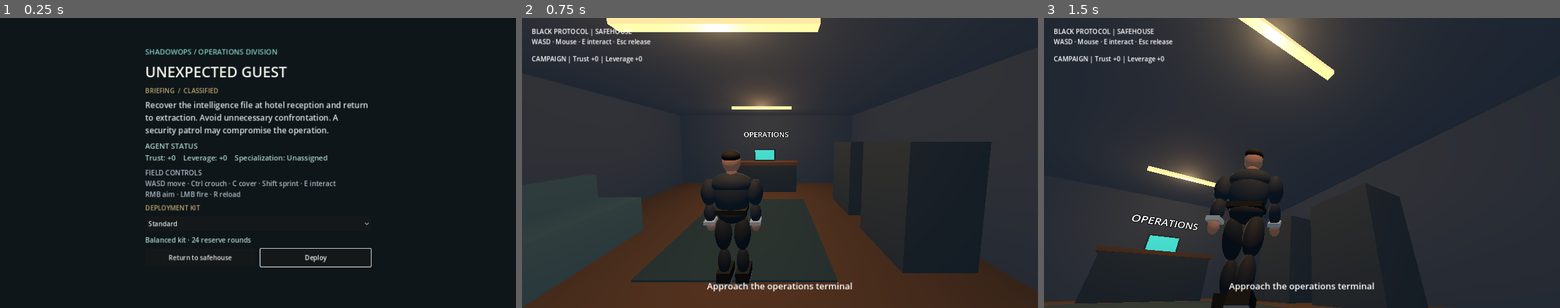
Above: before the commit, frames 1-3 (left to right).
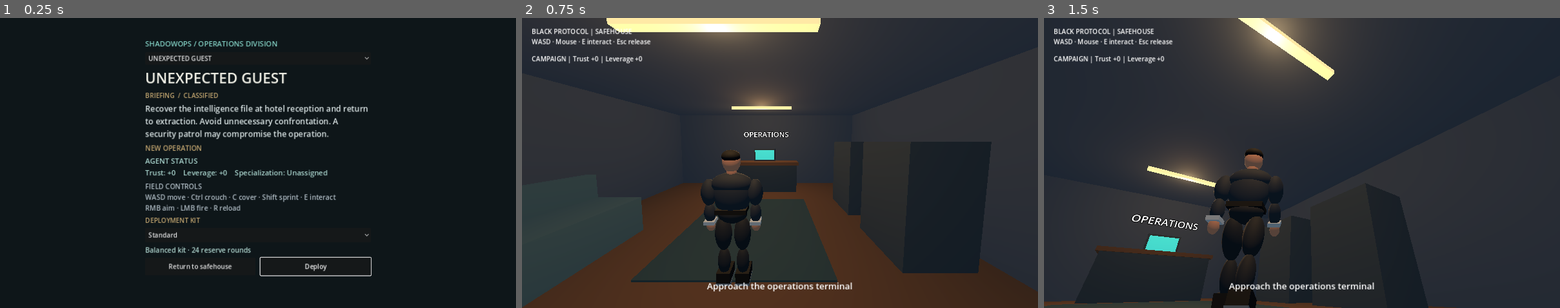
Above: after the commit, the same moments.

Repository: evilsysadmin/ShadowOps-black-protocol
Game: Godot game, scene res://scenes/briefing.tscn
Two runs of this game, one before a commit and one after it. Both use one fixed random seed, a clock stepped at 60 frames per second and the inputs below. This scene is started directly instead of the project's main scene.
Inputs (mouse positions are in pixels of both pictures, inside the frame that each line leads up to):
- Up to frame 1 (0.25 s): no input
- Up to frame 2 (0.75 s): click "Return to safehouse" at 0.5 s
- Up to frame 3 (1.5 s): tap Enter at 1.25 s; move the mouse to (1327, 163) at 1.27 s; hold W from 1.28 s (still down); tap R at 1.35 s; click (1327, 163) at 1.42 s

The runs differ from the first frame. In frame 1, 8.2% of the frame differs, in the area x 28-72%, y 8-90%; in frame 2, nothing differs; in frame 3, nothing differs.

Commit message:
feat: second operation Silent Archive and campaign consequences

Diff:
--- /dev/null
+++ b/scenes/archive.tscn
@@ -0,0 +1,6 @@
+[gd_scene load_steps=2 format=3]
+
+[ext_resource type="Script" path="res://scripts/archive.gd" id="1"]
+
+[node name="Archive" type="Node3D"]
+script = ExtResource("1")
--- /dev/null
+++ b/scripts/archive.gd
@@ -0,0 +1,81 @@
+extends Node3D
+
+const STONE := Color(0.21, 0.25, 0.28)
+const STEEL := Color(0.14, 0.19, 0.22)
+const LIGHT := Color(0.57, 0.82, 0.87)
+
+func _ready() -> void:
+	var world := WorldEnvironment.new()
+	world.environment = Environment.new()
+	world.environment.background_mode = Environment.BG_COLOR
+	world.environment.background_color = Color(0.04, 0.06, 0.08)
+	world.environment.ambient_light_source = Environment.AMBIENT_SOURCE_COLOR
+	world.environment.ambient_light_color = LIGHT
+	world.environment.ambient_light_energy = 0.65
+	add_child(world)
+	block(Vector3(0, -0.15, 0), Vector3(14, 0.3, 18), STONE)
+	block(Vector3(0, 3.5, 0), Vector3(14, 0.2, 18), STEEL)
+	for side in [-1.0, 1.0]:
+		block(Vector3(side * 7, 1.75, 0), Vector3(0.25, 3.5, 18), STONE)
+		block(Vector3(0, 1.75, side * 9), Vector3(14, 3.5, 0.25), STONE)
+	for x in [-4.4, 4.4]:
+		for z in [-1.8, 1.8]:
+			block(Vector3(x, 1.05, z), Vector3(1.0, 2.1, 2.5), STEEL)
+			for y in [0.4, 1.0, 1.6]:
+				block(Vector3(x, y, z), Vector3(1.05, 0.06, 2.55), Color(0.38, 0.43, 0.44), false)
+	for x in [-2.4, 2.4]:
+		var cover := block(Vector3(x, 0.54, -3.2), Vector3(1.8, 1.08, 0.55), STEEL)
+		cover.add_to_group("low_cover")
+	block(Vector3(-3.0, 0.5, -6.4), Vector3(2.0, 1.0, 0.9), STEEL)
+	for z in [-6.0, 0.0, 6.0]:
+		var light := OmniLight3D.new()
+		light.position = Vector3(0, 3.0, z)
+		light.light_color = LIGHT
+		light.light_energy = 2.8
+		light.omni_range = 9.0
+		add_child(light)
+		block(Vector3(0, 3.32, z), Vector3(3.0, 0.07, 0.17), LIGHT, false, true)
+	var assisted := Campaign.intel_choice == "share"
+	var spawn := Vector3(-5.5, 0.05, -3.5) if assisted else Vector3(5.5, 0.05, 7.0)
+	var player := CharacterBody3D.new()
+	player.name = "Agent"
+	player.set_script(preload("res://scripts/agent.gd"))
+	player.position = spawn
+	add_child(player)
+	var mission := Node3D.new()
+	mission.name = "Mission"
+	mission.set_script(preload("res://scripts/mission.gd"))
+	mission.set("archive_operation", true)
+	mission.set("intel_point", Vector3(-3.0, 1.10, -5.75))
+	mission.set("exit_point", Vector3(spawn.x, 0.65, spawn.z))
+	add_child(mission)
+	var guard := CharacterBody3D.new()
+	guard.name = "Guard"
+	guard.set_script(preload("res://scripts/guard.gd"))
+	guard.position = Vector3(0.8, 0.05, -6)
+	add_child(guard)
+
+func block(at: Vector3, dimensions: Vector3, tint: Color, solid := true, glow := false) -> Node3D:
+	var root := Node3D.new()
+	if solid:
+		root = StaticBody3D.new()
+	root.position = at
+	add_child(root)
+	var mesh := MeshInstance3D.new()
+	var geometry := BoxMesh.new()
+	geometry.size = dimensions
+	mesh.mesh = geometry
+	var mat := StandardMaterial3D.new()
+	mat.albedo_color = tint
+	if glow:
+		mat.emission_enabled = true
+		mat.emission = tint
+	mesh.material_override = mat
+	root.add_child(mesh)
+	if solid:
+		var collider := CollisionShape3D.new()
+		var bounds := BoxShape3D.new()
+		bounds.size = dimensions
+		collider.shape = bounds
+		root.add_child(collider)
+	return root
--- a/scripts/briefing.gd
+++ b/scripts/briefing.gd
@@ -1,10 +1,16 @@
 extends Control
 
 const HOTEL_SCENE := "res://scenes/hotel.tscn"
+const ARCHIVE_SCENE := "res://scenes/archive.tscn"
 const Operations = preload("res://scripts/operation_catalog.gd")
 const SAFEHOUSE_SCENE := "res://scenes/safehouse.tscn"
 var transitioning := false
 var error_label: Label
+var operation_selection: OptionButton
+var operation_ids: Array[String] = []
+var operation_title: Label
+var operation_description: Label
+var operation_status: Label
 var kit_selection: OptionButton
 var kit_description: Label
 var agent_status: Label
@@ -22,14 +28,22 @@
 	center.set_anchors_and_offsets_preset(Control.PRESET_FULL_RECT)
 	var panel := VBoxContainer.new()
 	panel.custom_minimum_size = Vector2(560, 0)
-	panel.add_theme_constant_override("separation", 10)
+	panel.add_theme_constant_override("separation", 7)
 	center.add_child(panel)
 	add_line(panel, "SHADOWOPS / OPERATIONS DIVISION", 18, Color(0.50, 0.80, 0.75))
-	add_line(panel, Operations.title_for(Operations.HOTEL), 36, Color(0.94, 0.94, 0.90))
+	operation_ids = Campaign.available_operations()
+	operation_selection = OptionButton.new()
+	for operation in operation_ids:
+		operation_selection.add_item(Operations.title_for(operation))
+	panel.add_child(operation_selection)
+	operation_title = add_line(panel, "", 36, Color(0.94, 0.94, 0.90))
 	add_line(panel, "BRIEFING  /  CLASSIFIED", 16, Color(0.75, 0.64, 0.43))
-	add_line(panel, Operations.description_for(Operations.HOTEL, Campaign.intel_choice), 20, Color(0.85, 0.89, 0.89))
-	if not Campaign.intel_choice.is_empty():
-		add_line(panel, "REPLAY — Your original campaign decision will be preserved.", 17, Color(0.75, 0.64, 0.43))
+	operation_description = add_line(panel, "", 20, Color(0.85, 0.89, 0.89))
+	operation_status = add_line(panel, "", 17, Color(0.75, 0.64, 0.43))
+	operation_selection.item_selected.connect(update_operation)
+	var initial := operation_ids.size() - 1
+	operation_selection.select(initial)
+	update_operation(initial)
 	agent_status = add_line(panel, "", 18, Color(0.66, 0.83, 0.80))
 	refresh_agent_status()
 	if Campaign.has_skill_point():
@@ -59,10 +73,24 @@
 	deploy.text = "Deploy"
 	deploy.size_flags_horizontal = Control.SIZE_EXPAND_FILL
 	deploy.custom_minimum_size.y = 44
-	deploy.pressed.connect(_go.bind(HOTEL_SCENE))
+	deploy.pressed.connect(_deploy)
 	actions.add_child(deploy)
 	error_label = add_line(panel, "", 16, Color(1.0, 0.4, 0.35))
 	deploy.grab_focus()
+
+func update_operation(index: int) -> void:
+	var operation := operation_ids[index]
+	operation_title.text = Operations.title_for(operation)
+	operation_description.text = Operations.description_for(operation, Campaign.intel_choice)
+	var completed := Campaign.archive_completed if operation == Operations.ARCHIVE else not Campaign.intel_choice.is_empty()
+	operation_status.text = "REPLAY — original campaign record preserved." if completed else "NEW OPERATION"
+
+func _deploy() -> void:
+	var operation := operation_ids[operation_selection.selected]
+	if not Campaign.select_operation(operation):
+		error_label.text = "Operation unavailable."
+		return
+	_go(ARCHIVE_SCENE if operation == Operations.ARCHIVE else HOTEL_SCENE)
 
 func refresh_agent_status() -> void:
 	var skill := Campaign.specialization.capitalize() if not Campaign.specialization.is_empty() else "Unassigned"
@@ -125,7 +153,7 @@
 func _go(scene_path: String) -> void:
 	if transitioning:
 		return
-	if scene_path == HOTEL_SCENE:
+	if scene_path == HOTEL_SCENE or scene_path == ARCHIVE_SCENE:
 		if not Campaign.select_deployment_kit(Campaign.KITS[kit_selection.selected]):
 			error_label.text = "Invalid deployment kit."
 			return
--- a/scripts/campaign.gd
+++ b/scripts/campaign.gd
@@ -5,6 +5,7 @@
 const SCHEMA := 1
 const MISSION_ID := "unexpected_guest"
 var intel_choice := ""
+var archive_completed := false
 var specialization := ""
 const SPECIALIZATIONS := ["resilience", "infiltration", "mobility"]
 var save_blocked := false
@@ -27,6 +28,11 @@
 	if not saved_skill is String or (saved_skill != "" and not SPECIALIZATIONS.has(saved_skill)) or (saved == "" and saved_skill != ""):
 		save_blocked = true
 		return
+	var archive: Variant = config.get_value("missions", "silent_archive", false)
+	if not archive is bool or (archive and saved == ""):
+		save_blocked = true
+		return
+	archive_completed = archive
 	intel_choice = saved
 	specialization = saved_skill
 
@@ -35,7 +41,7 @@
 		return false
 	if not intel_choice.is_empty():
 		return true
-	return write_campaign(choice, specialization)
+	return write_campaign(choice, specialization, archive_completed)
 
 func has_skill_point() -> bool:
 	return not save_blocked and not intel_choice.is_empty() and specialization.is_empty()
@@ -43,12 +49,13 @@
 func choose_specialization(value: String) -> bool:
 	if not has_skill_point() or not SPECIALIZATIONS.has(value):
 		return false
-	return write_campaign(intel_choice, value)
+	return write_campaign(intel_choice, value, archive_completed)
 
-func write_campaign(choice: String, skill: String) -> bool:
+func write_campaign(choice: String, skill: String, completed_archive: bool) -> bool:
 	var config := ConfigFile.new()
 	config.set_value("meta", "schema", SCHEMA)
 	config.set_value("missions", MISSION_ID, choice)
+	config.set_value("missions", "silent_archive", completed_archive)
 	config.set_value("progression", "specialization", skill)
 	if config.save(TEMP_PATH) != OK:
 		return false
@@ -56,7 +63,15 @@
 		return false
 	intel_choice = choice
 	specialization = skill
+	archive_completed = completed_archive
 	return true
+
+func record_archive() -> bool:
+	if save_blocked or intel_choice.is_empty():
+		return false
+	if archive_completed:
+		return true
+	return write_campaign(intel_choice, specialization, true)
 
 func handler_trust() -> int:
 	match intel_choice:
--- a/scripts/mission.gd
+++ b/scripts/mission.gd
@@ -10,8 +10,9 @@
 var report_label: Label
 var elapsed_seconds := 0.0
 
-const INTEL_POINT := Vector3(-3.65, 1.38, -3.92)
-const EXIT_POINT := Vector3(0, 0.65, 9)
+var intel_point := Vector3(-3.65, 1.38, -3.92)
+var exit_point := Vector3(0, 0.65, 9)
+var archive_operation := false
 const REACH := 1.85
 var stage: Stage = Stage.RECOVER
 var player: CharacterBody3D
@@ -23,9 +24,9 @@
 
 func _ready() -> void:
 	player = get_parent().get_node("Agent") as CharacterBody3D
-	campaign_replay = not Campaign.intel_choice.is_empty()
-	intel = marker(INTEL_POINT, "INTEL", Color(0.28, 0.85, 0.78), false)
-	exit = marker(EXIT_POINT, "EXTRACTION", Color(0.93, 0.72, 0.31), true)
+	campaign_replay = Campaign.archive_completed if archive_operation else not Campaign.intel_choice.is_empty()
+	intel = marker(intel_point, "LEDGER" if archive_operation else "INTEL", Color(0.28, 0.85, 0.78), false)
+	exit = marker(exit_point, "EXTRACTION", Color(0.93, 0.72, 0.31), true)
 	exit.hide()
 	var hud := CanvasLayer.new()
 	hud.layer = 2
@@ -132,18 +133,22 @@
 		interact_requested = false
 		return
 	elapsed_seconds += delta
-	var target := INTEL_POINT if stage == Stage.RECOVER else EXIT_POINT
+	var target := intel_point if stage == Stage.RECOVER else exit_point
 	var reachable := can_reach(target)
 	prompt.text = ""
 	if reachable:
-		prompt.text = "[E] Recover intel" if stage == Stage.RECOVER else "[E] Extract"
+		prompt.text = ("[E] Recover ledger" if archive_operation else "[E] Recover intel") if stage == Stage.RECOVER else "[E] Extract"
 	if interact_requested and reachable and Input.mouse_mode == Input.MOUSE_MODE_CAPTURED:
 		if stage == Stage.RECOVER:
 			stage = Stage.EXTRACT
 			intel.hide()
 			exit.show()
 		else:
-			stage = Stage.DEBRIEF
+			if archive_operation:
+				record_failed = not Campaign.record_archive()
+				stage = Stage.COMPLETE
+			else:
+				stage = Stage.DEBRIEF
 			player.set("controls_enabled", false)
 			exit.hide()
 			Input.mouse_mode = Input.MOUSE_MODE_VISIBLE
@@ -192,9 +197,9 @@
 		refresh_report()
 	match stage:
 		Stage.RECOVER:
-			objective.text = "OPERATION: UNEXPECTED GUEST | Recover the intel at reception"
+			objective.text = "OPERATION: SILENT ARCHIVE | Recover the ledger" if archive_operation else "OPERATION: UNEXPECTED GUEST | Recover the intel at reception"
 		Stage.EXTRACT:
-			objective.text = "INTEL SECURED | Return to the starting area"
+			objective.text = "LEDGER SECURED | Return to extraction" if archive_operation else "INTEL SECURED | Return to the starting area"
 		Stage.DEBRIEF:
 			objective.text = "EXTRACTION COMPLETE | Incoming secure transmission"
 			prompt.text = "Choose who controls the information"
@@ -203,13 +208,13 @@
 				decision_label.text += "\nReplay — campaign decision will not change"
 			decision_label.show()
 		Stage.COMPLETE:
-			objective.text = "OPERATION COMPLETE | Intel recovered and agent extracted"
+			objective.text = "OPERATION COMPLETE | Ledger recovered" if archive_operation else "OPERATION COMPLETE | Intel recovered and agent extracted"
 			if record_failed:
-				decision_label.text = "Choice made locally — campaign save unavailable"
+				decision_label.text = "Operation complete locally — campaign save unavailable"
 			else:
 				decision_label.text = "CAMPAIGN | HANDLER TRUST  %+d   |   LEVERAGE  %+d" % [Campaign.handler_trust(), Campaign.independent_leverage()]
 				if campaign_replay:
-					decision_label.text += "\nReplay choice not recorded; original decision preserved"
+					decision_label.text += "\nReplay — original campaign record preserved"
 			if Campaign.has_skill_point():
 				decision_label.text += "\n\n1 skill point — choose your specialization:\n[3] Resilience (+20 health)  [4] Infiltration (faster crouch)\n[5] Mobility (faster sprint)"
 				if specialization_save_failed:
--- a/tests/campaign_regression.gd
+++ b/tests/campaign_regression.gd
@@ -19,6 +19,8 @@
 
 func run_regression() -> void:
 	check(Campaign.intel_choice.is_empty(), "fresh campaign has no decision")
+	check(not Campaign.select_operation("silent_archive"), "archive locked initially")
+	check(not Campaign.record_archive(), "archive cannot complete before hotel")
 	check(not Campaign.has_skill_point(), "fresh campaign has no skill point")
 	check(not Campaign.choose_specialization("resilience"), "no premature specialization")
 	check(not Campaign.record_intel("invalid"), "invalid choice rejected")
@@ -32,6 +34,8 @@
 	check(Campaign.kit_health_bonus() == 0 and Campaign.kit_reserve() == 40, "supplies kit values")
 	check(not FileAccess.file_exists("user://campaign.cfg"), "kit does not create campaign save")
 	check(Campaign.record_intel("retain"), "record first mission")
+	check(Campaign.select_operation("silent_archive"), "archive unlocked by hotel")
+	check(Campaign.record_archive(), "archive completion recorded")
 	check(Campaign.handler_trust() == -1 and Campaign.independent_leverage() == 1, "retain consequences")
 	check(Campaign.has_skill_point(), "mission awards one skill point")
 	check(Campaign.record_intel("share"), "replay accepted")
@@ -46,7 +50,9 @@
 	check(not saved.has_section("deployment"), "kit excluded from persistence")
 	Campaign.intel_choice = ""
 	Campaign.specialization = ""
+	Campaign.archive_completed = false
 	Campaign.load_campaign()
+	check(Campaign.archive_completed, "archive completion survives specialization and reload")
 	check(Campaign.intel_choice == "retain" and Campaign.specialization == "resilience", "reload restores campaign")
 	check(Campaign.select_deployment_kit("protection"), "select protection for field test")
 	var hotel: Node = preload("res://scenes/hotel.tscn").instantiate()
Not shown, changed: scripts/smoke.sh
